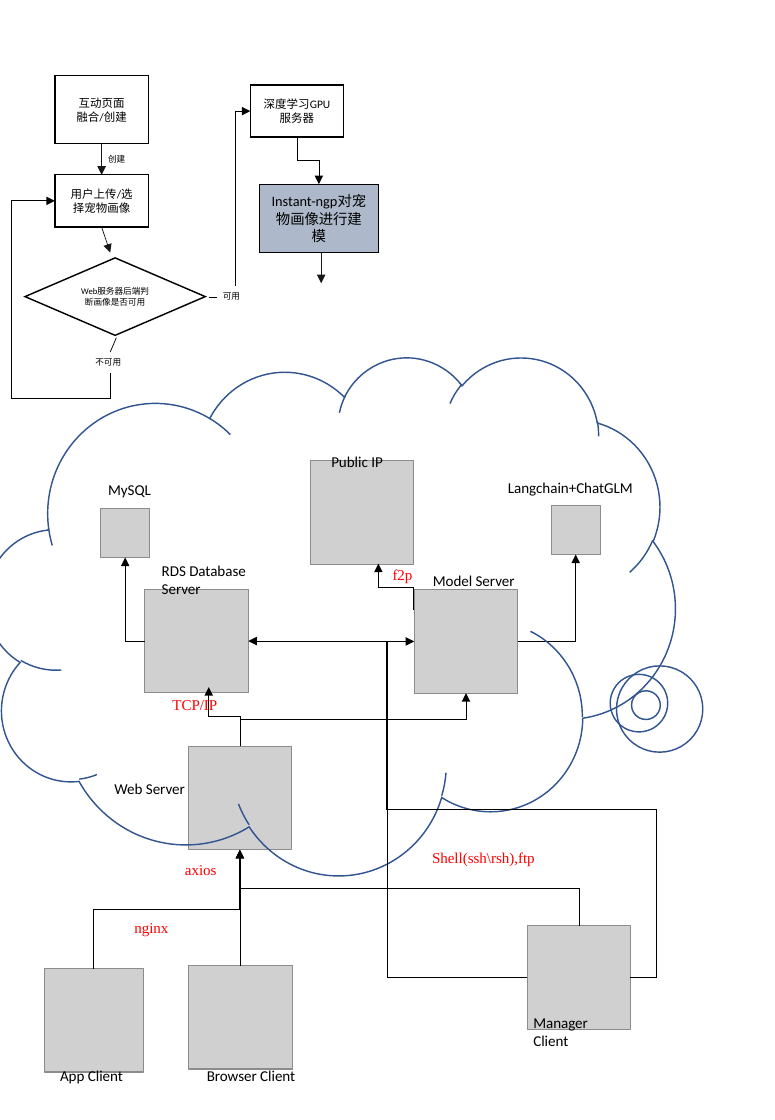
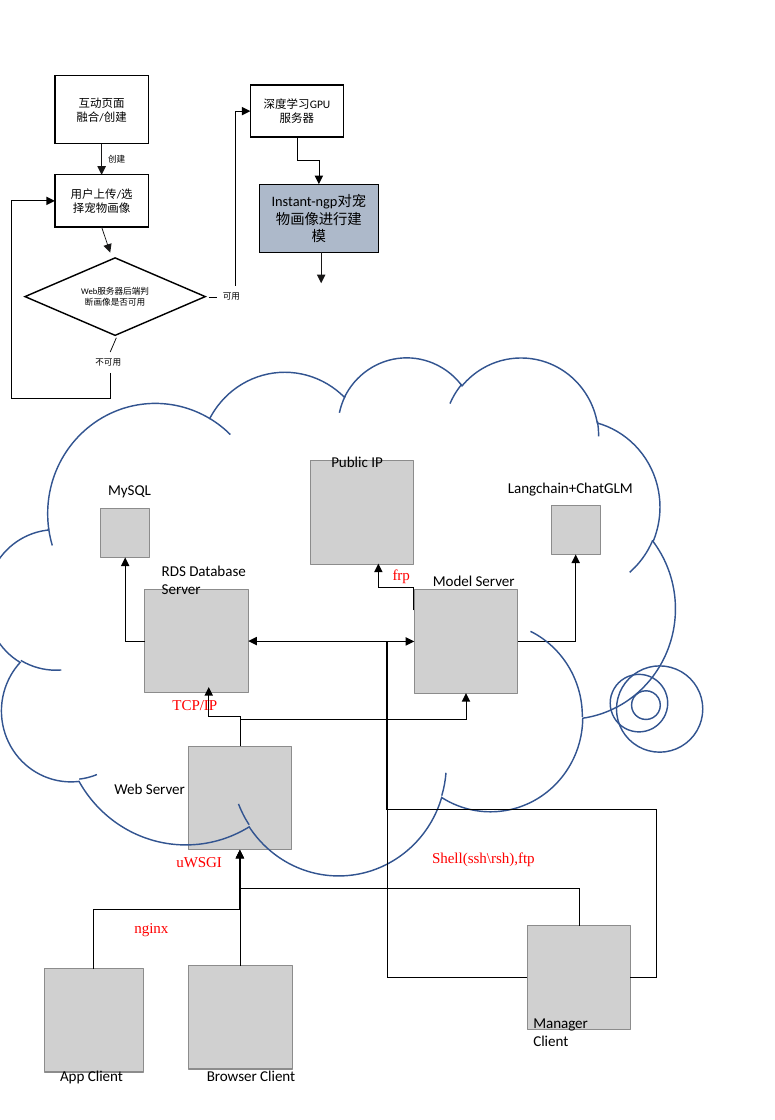
Before and after one commit to z4714/Vcat_AI_virtual_pet, a slide deck: slide 11 of product_document/imgs/图例.pptx. Drawn at 775x1120 pixels with LibreOffice and Linux fonts; fonts in the diff are those of the drawing; grey boxes stand for pictures. Boxes give left, top, right and bottom in pixels: in the first picture for what was removed or moved away, otherwise in the second. Text is boxed around its words. In the diff, an @@ line names an element or a change of style, - is before the commit and + after.

```diff
--- a/product_document/imgs/图例.pptx
+++ b/product_document/imgs/图例.pptx
@@ text at <box>393,569,410,584</box>: text changed @@
-f2p
+frp
@@ text at <box>176,857,222,867</box>: text changed @@
-axios
+uWSGI
```
Also in this commit, not shown: 2 other slides changed, 4 other files.
